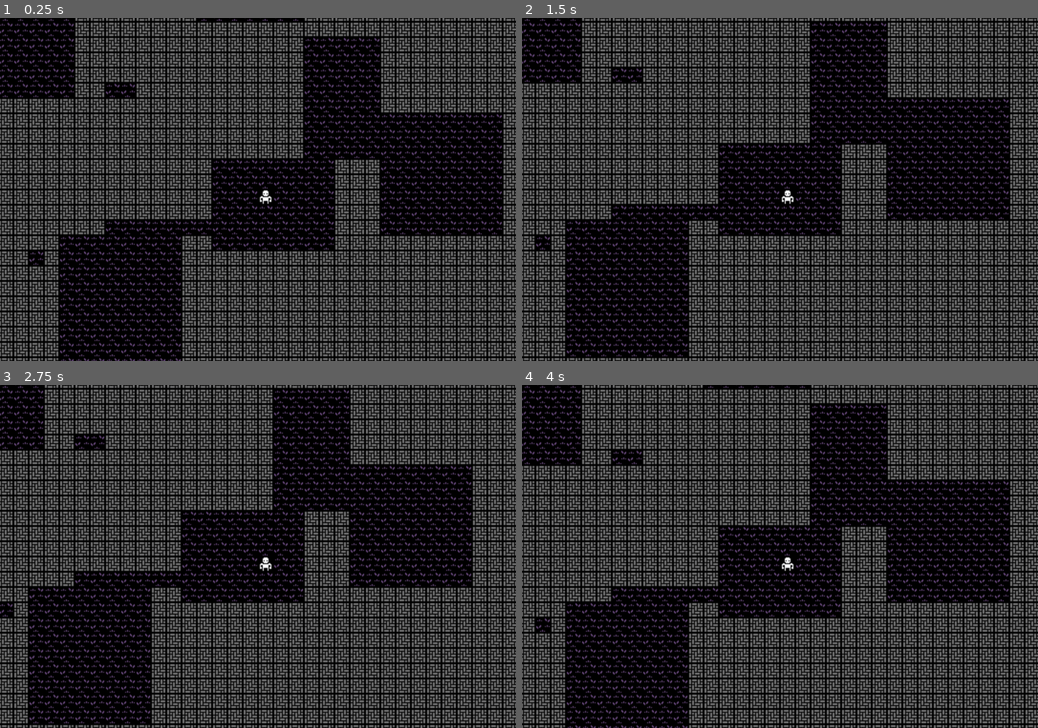
Above: before the commit, frames 1-4 (two rows, left to right).
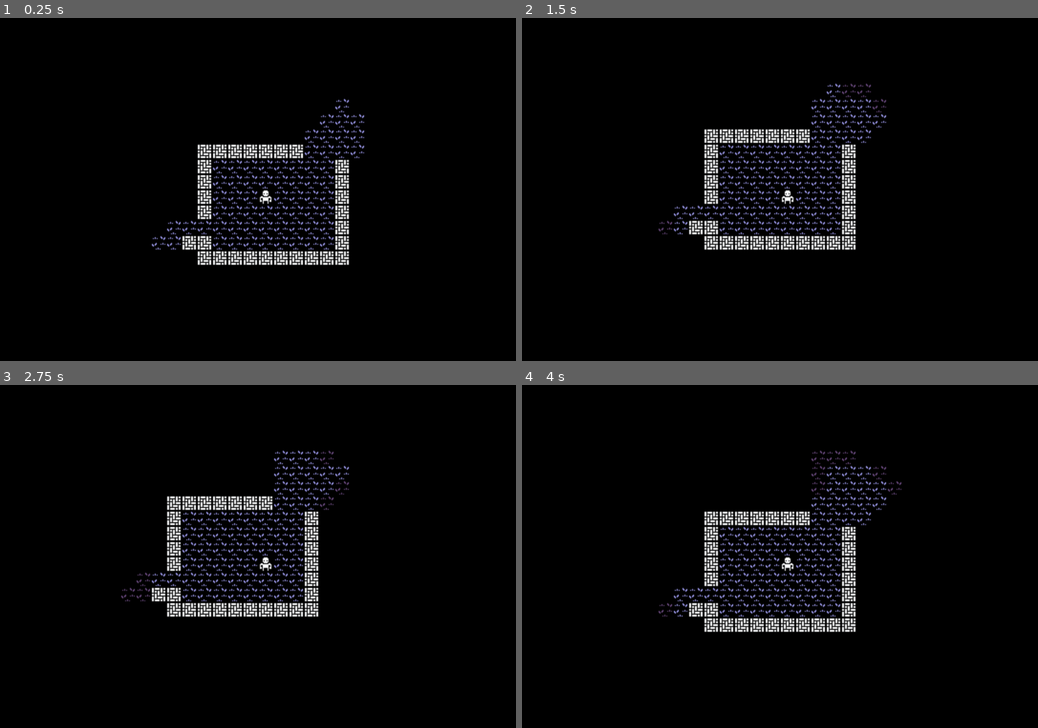
Above: after the commit, the same moments.

Repository: phentos/rl-tutorial-godot
Game: Godot game, scene res://src/Game/game.tscn
Same seed, same stepped clock (60 frames per second), same inputs: the game is played once before the commit and once after it.
Inputs:
- Up to frame 1 (0.25 s): no input
- Up to frame 2 (1.5 s): tap Enter at 0.5 s; hold Right (ui_right) 0.53-1.28 s; tap Space at 1.25 s; hold Down (ui_down) from 1.28 s (still down)
- Up to frame 3 (2.75 s): tap Enter at 2 s; release Down (ui_down) at 2.03 s; hold Right (ui_right) from 2.03 s (still down)
- Up to frame 4 (4 s): tap Space at 2.75 s; release Right (ui_right) at 2.78 s; hold Up (ui_up) 2.78-3.53 s; tap Enter at 3.5 s; hold Left (ui_left) from 3.53 s (still down)

The runs differ from the first frame. In frame 1, 55% of the frame differs, in the area x 0-100%, y 0-100%; in frame 2, 55%; in frame 3, 55%; in frame 4, 55%.

Commit message:
part 4 done

Diff:
--- a/src/Game/game.gd
+++ b/src/Game/game.gd
@@ -7,22 +7,26 @@
 @onready var event_handler: EventHandler = $EventHandler
 @onready var entities: Node2D = $Entities
 @onready var map: Map = $Map
+@onready var camera: Camera2D = $Camera2D
 
 
 # Called when the node enters the scene tree for the first time.
 func _ready() -> void:
 	player = Entity.new(Vector2i.ZERO, player_definition)
-	var camera: Camera2D = $Camera2D
 	remove_child(camera)
 	player.add_child(camera)
 	entities.add_child(player)
 	map.generate(player)
+	map.update_fov(player.grid_position)
 
 # Called every frame. 'delta' is the elapsed time since the previous frame.
 func _physics_process(_delta: float) -> void:
 	var action: Action = event_handler.get_action()
 	if action:
+		var previous_player_position: Vector2i = player.grid_position
 		action.perform(self, player)
+		if player.grid_position != previous_player_position:
+			map.update_fov(player.grid_position)
 
 func get_map_data() -> MapData:
 	return map.map_data
--- a/src/Game/game.tscn
+++ b/src/Game/game.tscn
@@ -1,9 +1,10 @@
-[gd_scene load_steps=5 format=3 uid="uid://cpr66dnv7b8ad"]
+[gd_scene load_steps=6 format=3 uid="uid://cpr66dnv7b8ad"]
 
 [ext_resource type="Script" path="res://src/Game/game.gd" id="1_b5mwc"]
 [ext_resource type="Script" path="res://src/Game/map.gd" id="3_c0lif"]
 [ext_resource type="Script" path="res://src/Game/event_handler.gd" id="3_u3bsj"]
 [ext_resource type="Script" path="res://src/Game/dungeon_generator.gd" id="4_0xu56"]
+[ext_resource type="Script" path="res://src/Map/field_of_view.gd" id="5_nuder"]
 
 [node name="Game" type="Node2D"]
 script = ExtResource("1_b5mwc")
@@ -17,6 +18,9 @@
 [node name="DungeonGenerator" type="Node" parent="Map"]
 script = ExtResource("4_0xu56")
 
+[node name="FieldOfView" type="Node" parent="Map"]
+script = ExtResource("5_nuder")
+
 [node name="Entities" type="Node2D" parent="."]
 
 [node name="Camera2D" type="Camera2D" parent="."]
--- a/src/Game/map.gd
+++ b/src/Game/map.gd
@@ -1,9 +1,12 @@
 class_name Map
 extends Node2D
 
-@onready var dungeon_generator: DungeonGenerator = $DungeonGenerator
+@export var fov_radius: int = 8
 
 var map_data: MapData
+
+@onready var dungeon_generator: DungeonGenerator = $DungeonGenerator
+@onready var field_of_view: FieldOfView = $FieldOfView
 
 
 func generate(player: Entity) -> void:
@@ -12,3 +15,6 @@
 
 func _place_tiles() -> void:
 	Handy.map(add_child, map_data.tiles)
+
+func update_fov(player_position: Vector2i) -> void:
+	field_of_view.update_fov(map_data, player_position, fov_radius)
--- /dev/null
+++ b/src/Map/field_of_view.gd
@@ -0,0 +1,68 @@
+class_name FieldOfView
+extends Node
+
+const multipliers = [
+	[1, 0, 0, -1, -1, 0, 0, 1],
+	[0, 1, -1, 0, 0, -1, 1, 0],
+	[0, 1, 1, 0, 0, -1, -1, 0],
+	[1, 0, 0, 1, -1, 0, 0, -1]
+]
+
+var _fov: Array[Tile] = []
+
+
+func update_fov(map_data: MapData, origin: Vector2i, radius: int) -> void:
+	_clear_fov()
+	var start_tile: Tile = map_data.get_tile(origin)
+	start_tile.is_in_view = true
+	_fov = [start_tile]
+	for i in 8:
+		_cast_light(map_data, origin.x, origin.y, radius, 1, 1.0, 0.0, multipliers[0][i], multipliers[1][i], multipliers[2][i], multipliers[3][i])
+
+
+func _clear_fov() -> void:
+	for tile in _fov:
+		tile.is_in_view = false
+	_fov = []
+
+
+func _cast_light(map_data: MapData, x: int, y: int, radius: int, row: int, start_slope: float, end_slope: float, xx: int, xy: int, yx: int, yy: int) -> void:
+	if start_slope < end_slope:
+		return
+	var next_start_slope: float = start_slope
+	for i in range(row, radius + 1):
+		var blocked: bool = false
+		var dy: int = -i
+		for dx in range(-i, 1):
+			var l_slope: float = (dx - 0.5) / (dy + 0.5)
+			var r_slope: float = (dx + 0.5) / (dy - 0.5)
+			if start_slope < r_slope:
+				continue
+			elif end_slope > l_slope:
+				break
+			var sax: int = dx * xx + dy * xy
+			var say: int = dx * yx + dy * yy
+			if ((sax < 0 and absi(sax) > x) or (say < 0 and absi(say) > y)):
+				continue
+			var ax: int = x + sax
+			var ay: int = y + say
+			if ax >= map_data.width or ay >= map_data.height:
+				continue
+			var radius2: int = radius * radius
+			var current_tile: Tile = map_data.get_tile_xy(ax, ay)
+			if (dx * dx + dy * dy) < radius2:
+				current_tile.is_in_view = true
+				_fov.append(current_tile)
+			if blocked:
+				if not current_tile.is_transparent():
+					next_start_slope = r_slope
+					continue
+				else:
+					blocked = false
+					start_slope = next_start_slope
+			elif not current_tile.is_transparent():
+				blocked = true
+				next_start_slope = r_slope
+				_cast_light(map_data, x, y, radius, i + 1, start_slope, l_slope, xx, xy, yx, yy)
+		if blocked:
+			break
--- a/src/Map/map_data.gd
+++ b/src/Map/map_data.gd
@@ -29,6 +29,10 @@
 		return null
 	return tiles[tile_index]
 
+func get_tile_xy(x: int, y: int) -> Tile:
+	var grid_position := Vector2i(x, y)
+	return get_tile(grid_position)
+
 func grid_to_index(grid_position: Vector2i) -> int:
 	if not is_in_bounds(grid_position):
 		return -1
--- a/src/Map/tile.gd
+++ b/src/Map/tile.gd
@@ -3,8 +3,21 @@
 
 var _definition: TileDefinition
 
+var is_explored: bool = false:
+	set(value):
+		is_explored = value
+		if is_explored and not visible:
+			visible = true
+
+var is_in_view: bool = false:
+	set(value):
+		is_in_view = value
+		modulate = _definition.color_lit if is_in_view else _definition.color_dark
+		if is_in_view and not is_explored:
+			is_explored = true
 
 func _init(grid_position: Vector2i, tile_definition: TileDefinition) -> void:
+	visible = false
 	centered = false
 	position = Grid.grid_to_world(grid_position)
 	set_tile_type(tile_definition)
